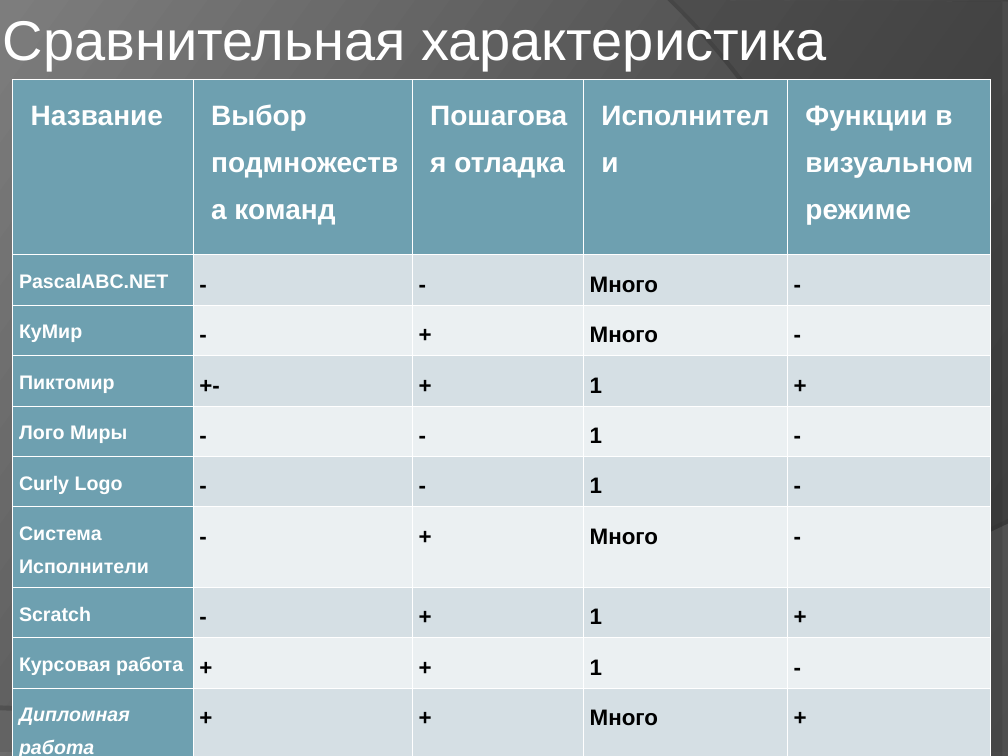
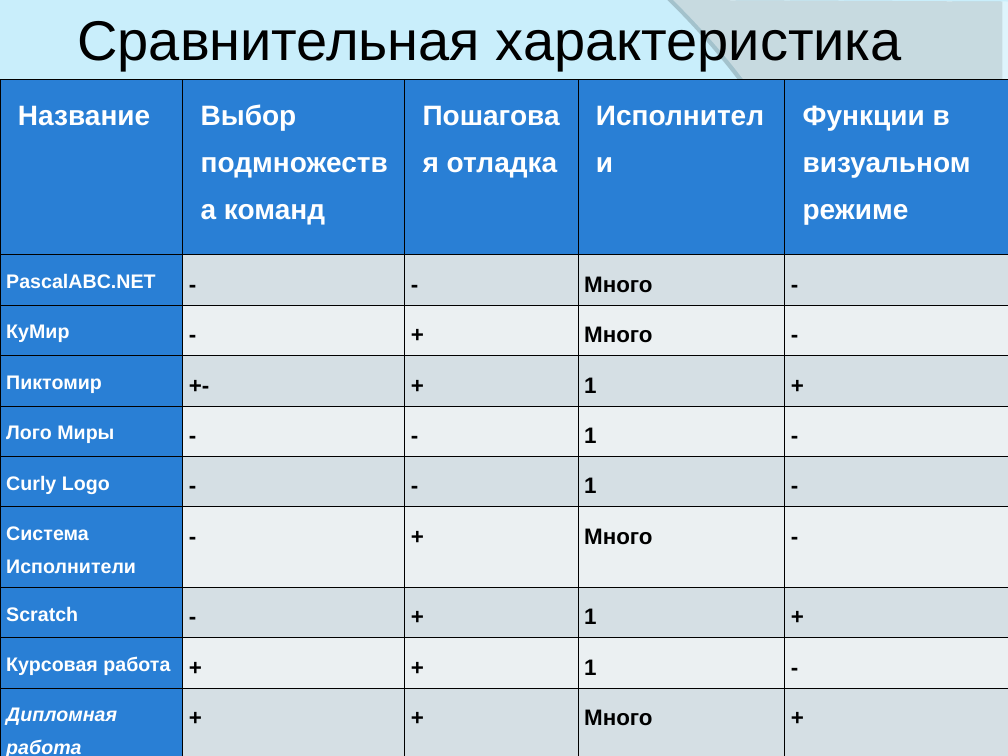
Before and after one commit to elvslv/DiplomaReport, a slide deck: slide 6 of C8503A_Vasilyeva_presentation.ppt. Drawn at 1008x756 pixels with LibreOffice and Linux fonts; fonts in the diff are those of the drawing. Boxes give left, top, right and bottom in pixels: in the first picture for what was removed or moved away, otherwise in the second. Text is boxed around its words. In the diff, an @@ line names an element or a change of style, - is before the commit and + after.

```diff
--- a/C8503A_Vasilyeva_presentation.ppt
+++ b/C8503A_Vasilyeva_presentation.ppt
@@ background gradient #242424 to #7D7D7D to #00B0F0 at 21% opacity @@
@@ title "Сравнительная характеристика": place and size @@
-title "Сравнительная характеристика" at [3, 21, 827, 70]
+title "Сравнительная характеристика" at [77, 21, 902, 70]
@@ title "Сравнительная характеристика" at [77, 21, 902, 70]: text colour #FFFFFF to #000000 @@
@@ freeform shape at [673, 0, 1008, 756]: fill #595959 at 40% opacity to #FFFFFF at 40% opacity @@
@@ table at [0, 80, 1008, 756] @@
@@ fill #6EA0B0 to #297FD5 in 14 cells @@
@@ borders changed @@
@@ table: place and size @@
-table at [13, 80, 990, 756]
+table at [0, 80, 1008, 756]
@@ freeform shape at [0, 524, 1008, 756]: fill #7C7C7C at 45% opacity to #FFFFFF at 45% opacity @@
```
Also in this commit, not shown: 23 other slides changed, 1 other file.
